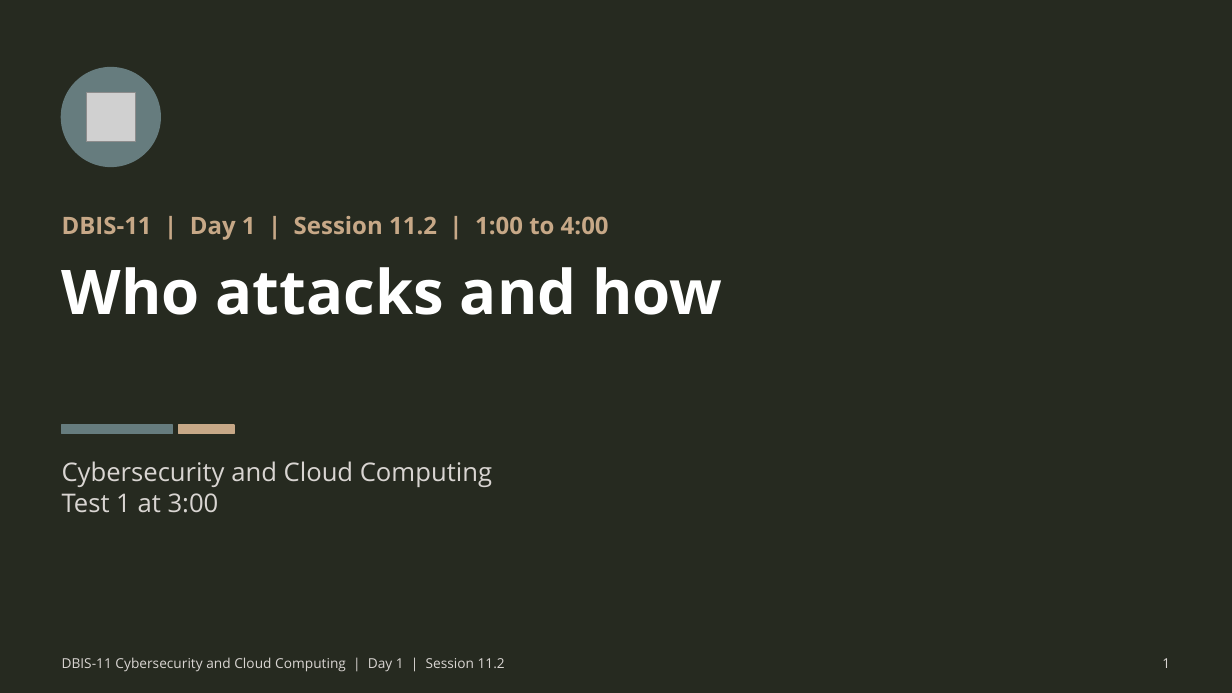
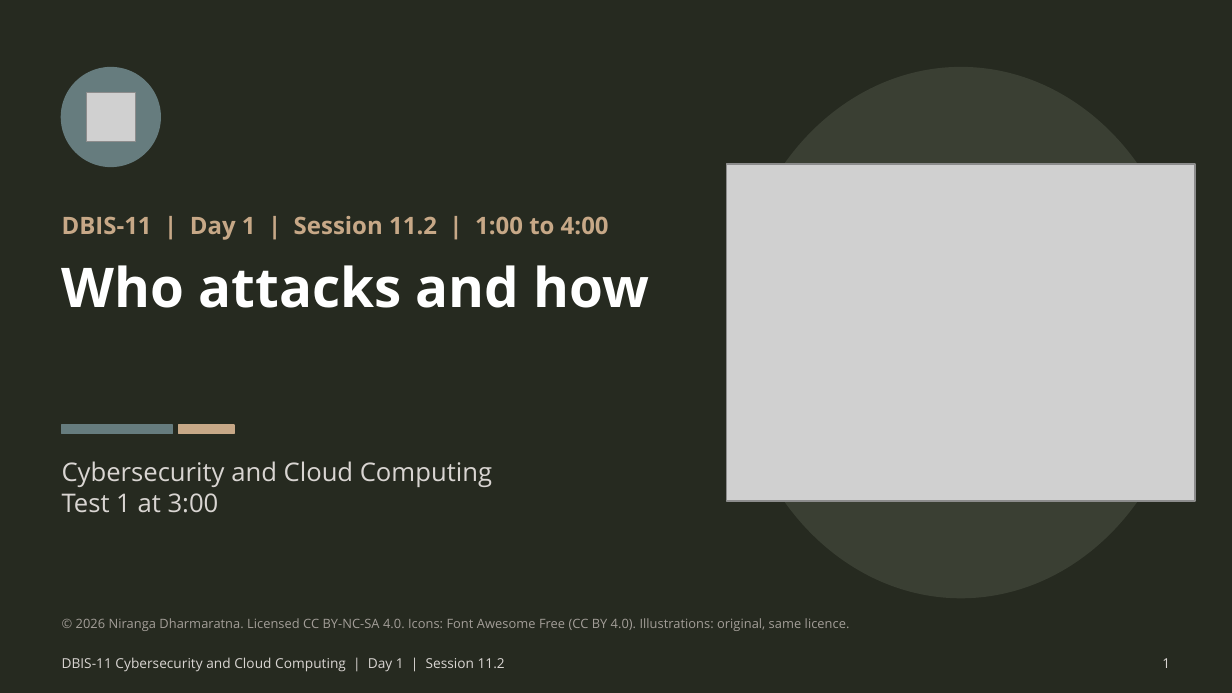
Before and after one commit to nirangadh/DBIS-Cybersecurity-and-Cloud-Computing, a slide deck: slide 1 of slides/11-02-who-attacks-and-how.pptx. Drawn at 1232x693 pixels with LibreOffice and Linux fonts; fonts in the diff are those of the drawing; grey boxes stand for pictures. Boxes give left, top, right and bottom in pixels: in the first picture for what was removed or moved away, otherwise in the second. Text is boxed around its words. In the diff, an @@ line names an element or a change of style, - is before the commit and + after.

```diff
--- a/slides/11-02-who-attacks-and-how.pptx
+++ b/slides/11-02-who-attacks-and-how.pptx
@@ ellipse added at [733,68,1189,598], fill #3A3F33, outline #3A3F33 1 pt @@
@@ picture added at [727,164,1195,501] @@
@@ text "Who attacks and how" at [62,265,650,308]: size 36 to 32 pt @@
@@ text added at [76,618,850,631], 7.5 pt, text #A39E98 @@
+© 2026 Niranga Dharmaratna. Licensed CC BY-NC-SA 4.0. Icons: Font Awesome Free (CC BY 4.0). Illustrations: original, same licence.
```
Also in this commit, not shown: 8 other slides changed, 28 other files.
